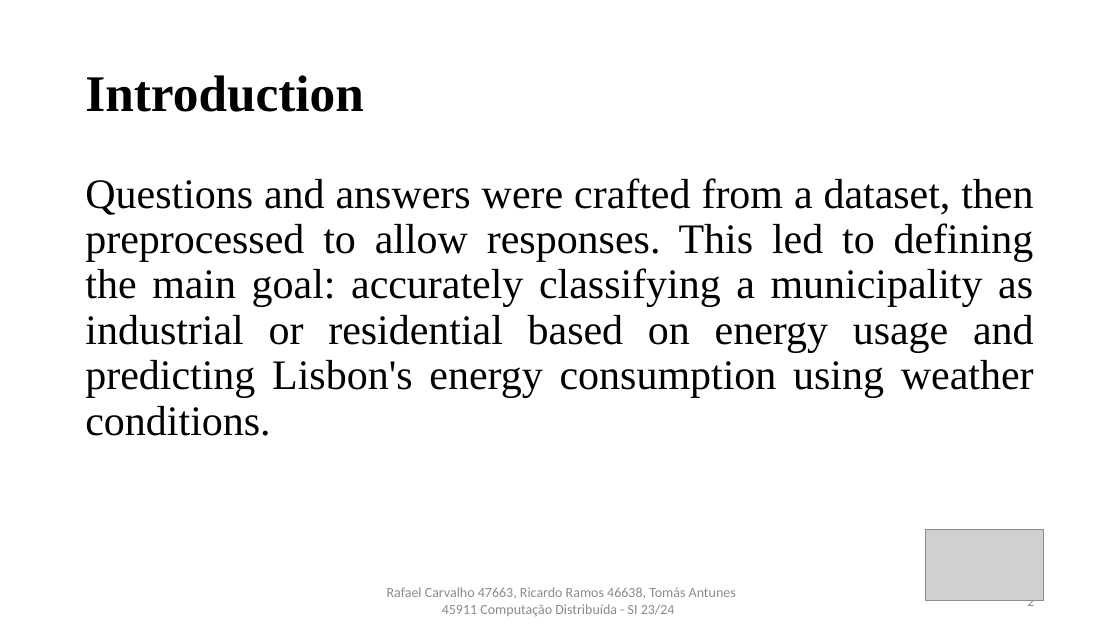
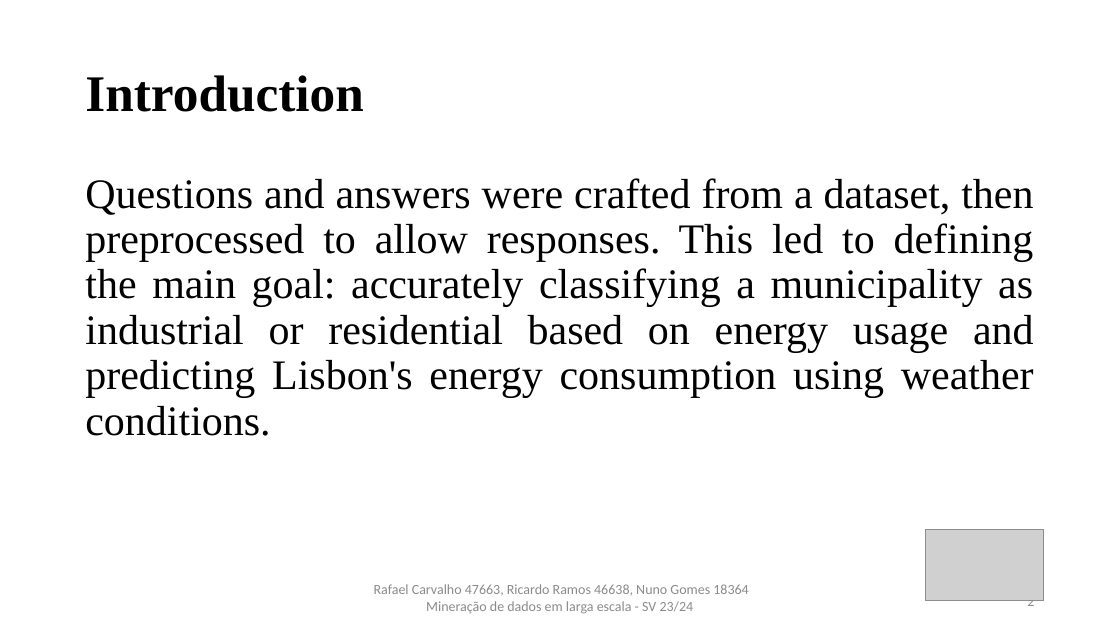
Before and after one commit to rcarvalho16/MDLE-23-24, a slide deck: slide 2 of Trabalho_Pratico/Powerpoint_vNG.pptx. Drawn at 1120x630 pixels with LibreOffice and Linux fonts; fonts in the diff are those of the drawing; grey boxes stand for pictures. Boxes give left, top, right and bottom in pixels: in the first picture for what was removed or moved away, otherwise in the second. Text is boxed around its words. In the diff, an @@ line names an element or a change of style, - is before the commit and + after.

Commit message:
correcao tomas antunes

```diff
--- a/Trabalho_Pratico/Powerpoint_vNG.pptx
+++ b/Trabalho_Pratico/Powerpoint_vNG.pptx
@@ text at [374, 584, 748, 614]: text changed @@
-Rafael Carvalho 47663, Ricardo Ramos 46638, Tomás Antunes 45911 Computação Distribuída - SI 23/24
+Rafael Carvalho 47663, Ricardo Ramos 46638, Nuno Gomes 18364 Mineração de dados em larga escala - SV 23/24
```
Also in this commit, not shown: 5 other slides changed.
